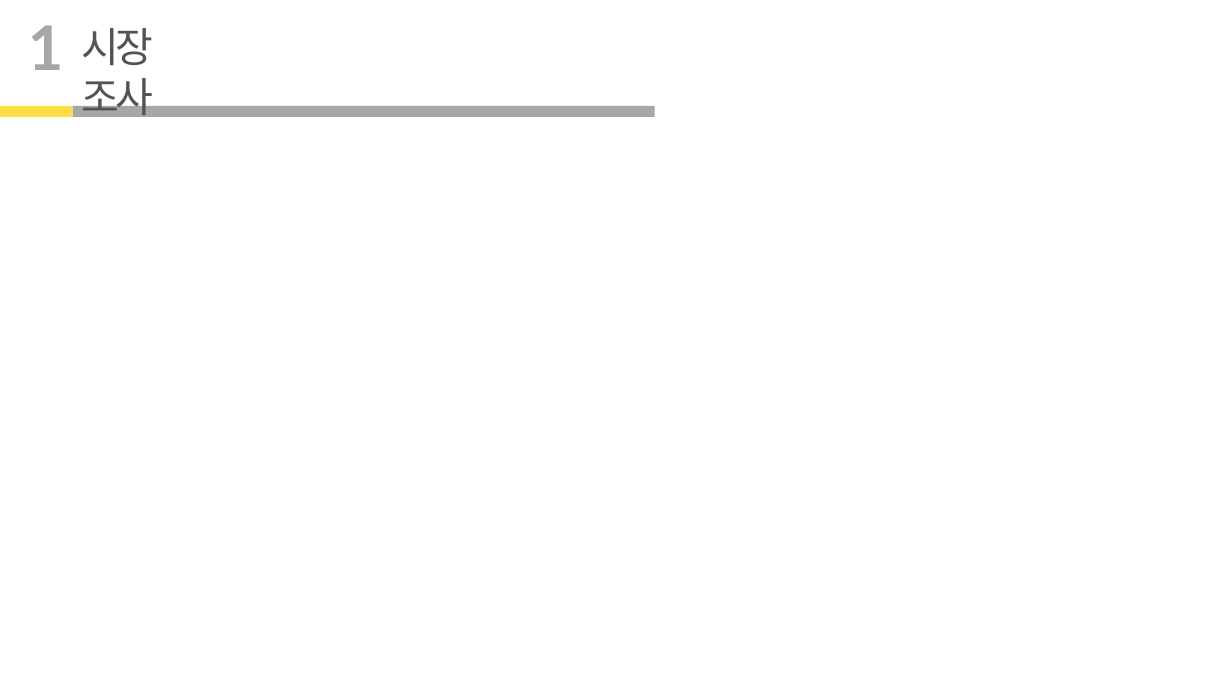
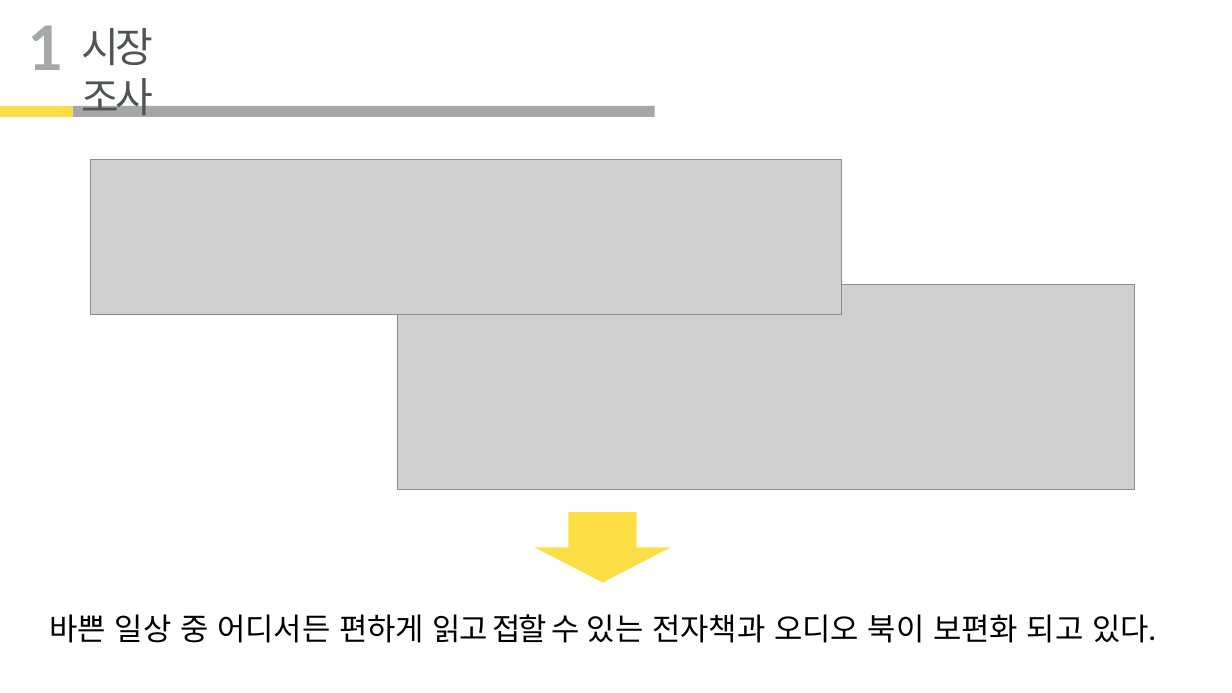
Before and after one commit to dhekdo/project_4, a slide deck: slide 7 of project_4.pptx. Drawn at 1232x693 pixels with LibreOffice and Linux fonts; fonts in the diff are those of the drawing; grey boxes stand for pictures. Boxes give left, top, right and bottom in pixels: in the first picture for what was removed or moved away, otherwise in the second. Text is boxed around its words. In the diff, an @@ line names an element or a change of style, - is before the commit and + after.

```diff
--- a/project_4.pptx
+++ b/project_4.pptx
@@ picture added at box(91, 159, 841, 315) @@
@@ picture added at box(397, 285, 1135, 490) @@
@@ down arrow added at box(534, 512, 671, 582), fill #FDDE45 @@
@@ text added at box(50, 614, 1156, 643), 24 pt, text #000000 @@
+바쁜 일상 중 어디서든 편하게 읽고 접할 수 있는 전자책과 오디오 북이 보편화 되고 있다.
```
Also in this commit, not shown: 2 slides added, 3 slides removed, 4 other files.
